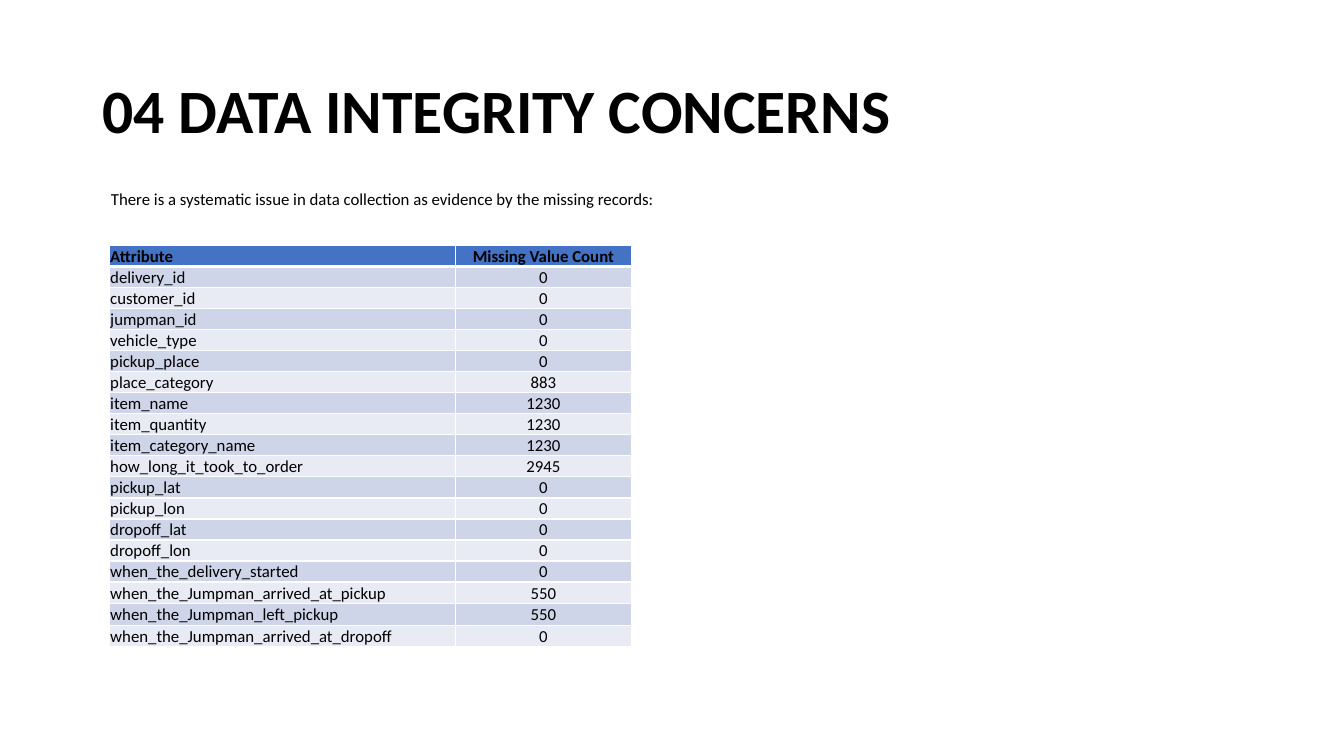
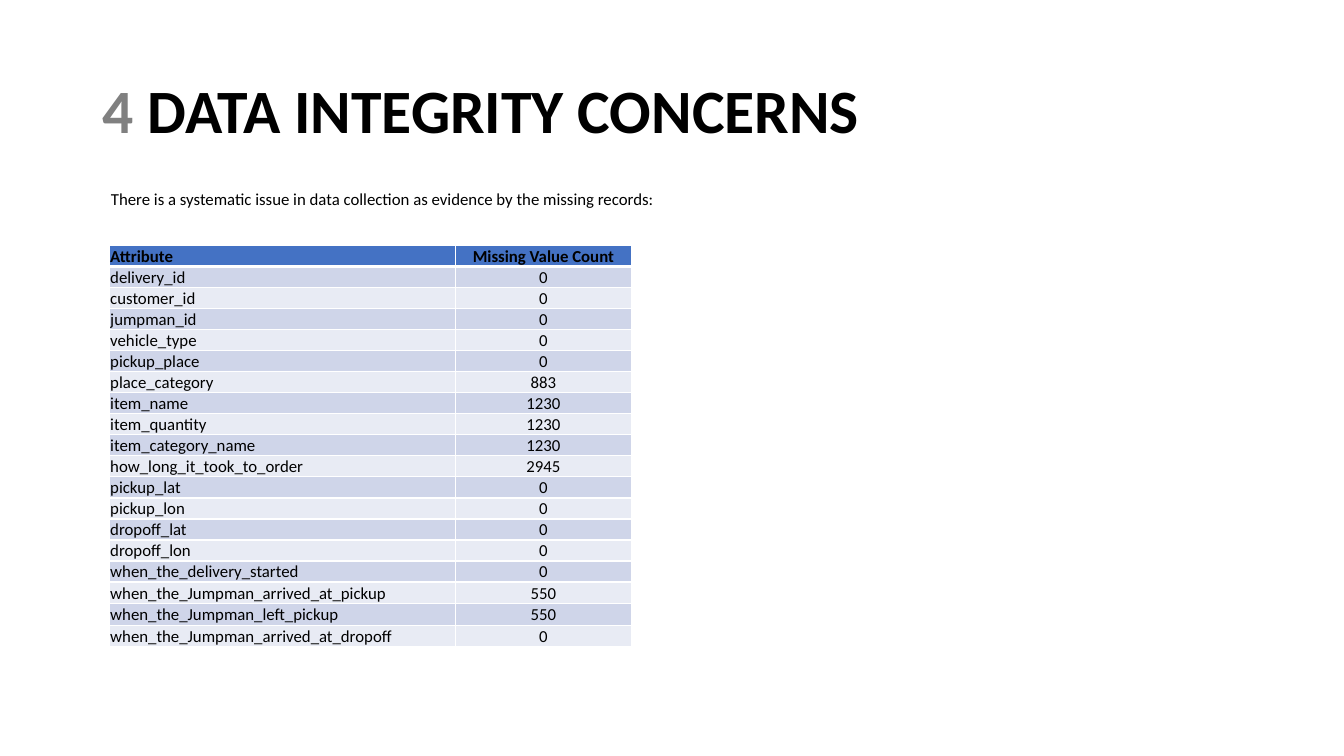
Before and after one commit to sstarkjr/PM_MarketAnalysis, a slide deck: slide 11 of Stephen_Stark_Analysis.pptx (slide 12 before the commit). Drawn at 1344x756 pixels with LibreOffice and Linux fonts; fonts in the diff are those of the drawing. Boxes give left, top, right and bottom in pixels: in the first picture for what was removed or moved away, otherwise in the second. Text is boxed around its words. In the diff, an @@ line names an element or a change of style, - is before the commit and + after.

```diff
--- a/Stephen_Stark_Analysis.pptx
+++ b/Stephen_Stark_Analysis.pptx
@@ title at bbox=[102, 92, 859, 134]: text changed @@
-04 DATA INTEGRITY CONCERNS
+4 DATA INTEGRITY CONCERNS
```
Also in this commit, not shown: 12 other slides changed, 2 slides added, 2 slides removed, 1 other file.
